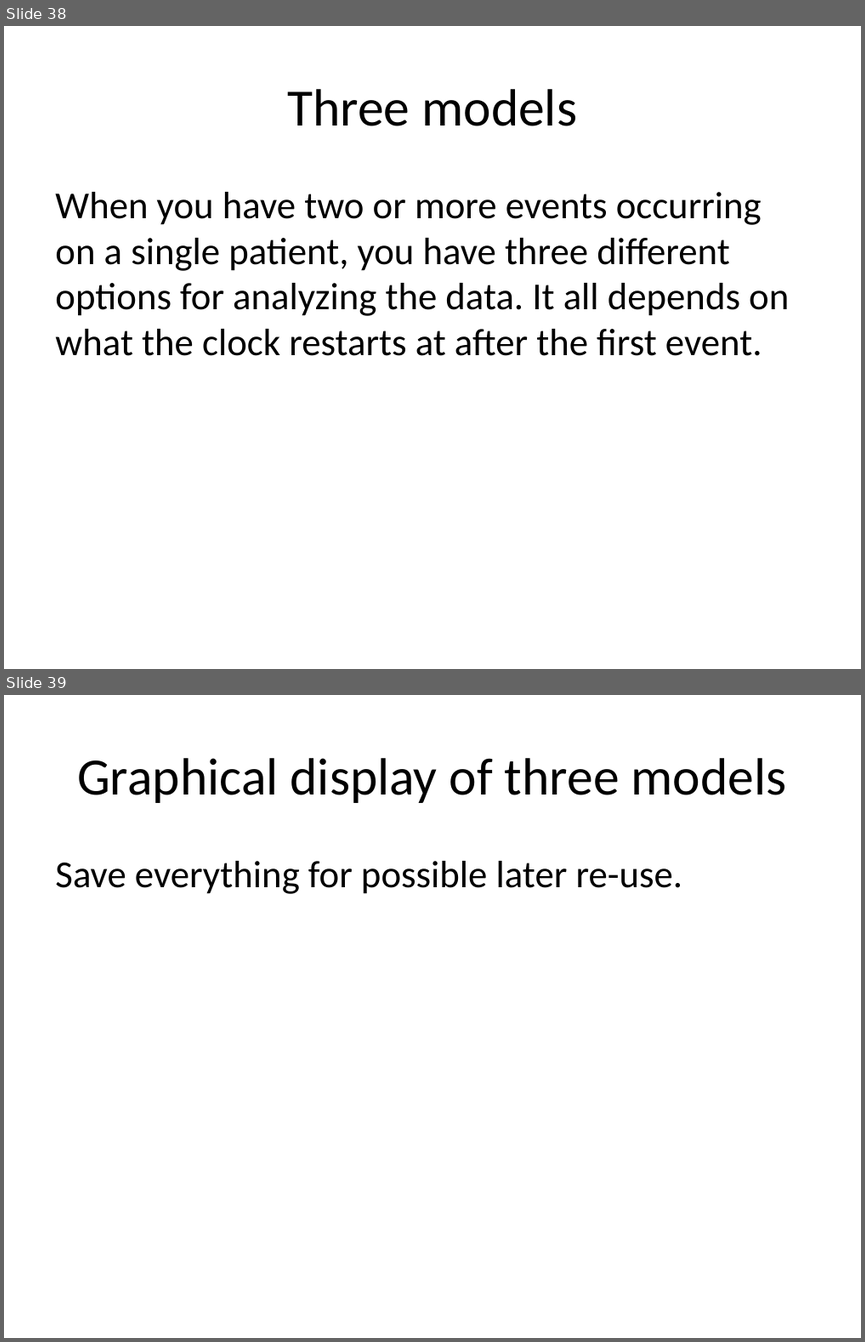
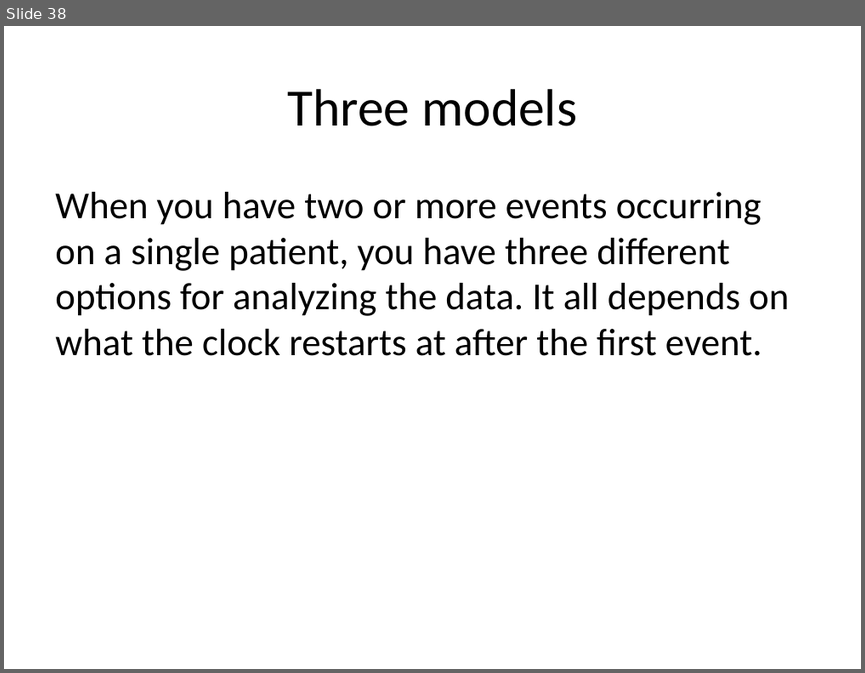
Before and after one commit to pmean/survival-lecture7, a slide deck: r/class7.pptx. Shown one above the other, each under a label of ours: slides 38 and 39 before the commit, slide 38 after it. The pictures are 865x1342 and 865x673 pixels, drawn with LibreOffice and Linux fonts; fonts in the diff are those of the drawing. Boxes give left, top, right and bottom in pixels: in the first picture for what was removed or moved away, otherwise in the second. Text is boxed around its words. In the diff, an @@ line names an element or a change of style, - is before the commit and + after.

```diff
--- a/r/class7.pptx
+++ b/r/class7.pptx
@@ slide 39 removed at bbox=[4, 695, 861, 1338], background #FFFFFF @@
@@ title removed at bbox=[77, 758, 787, 803] @@
-Graphical display of three models
@@ text removed at bbox=[55, 861, 683, 894] @@
-Save everything for possible later re-use.
```
Also in this commit, not shown: 4 slides added, 3 other files.
